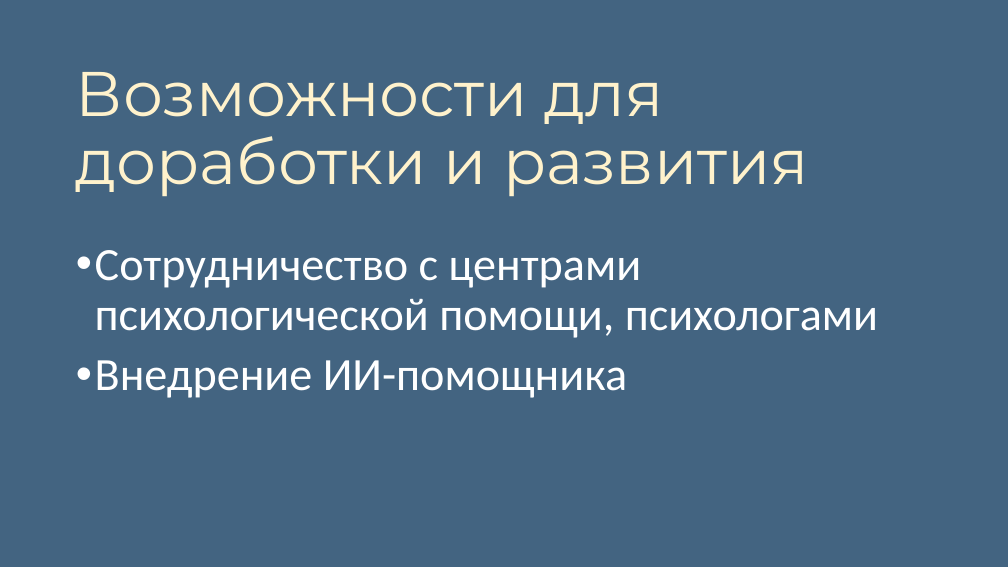
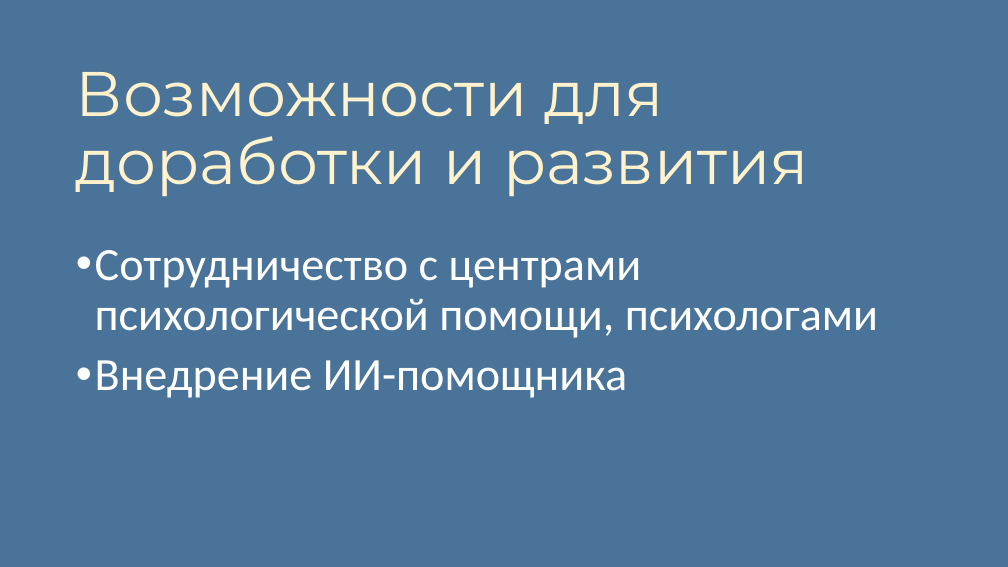
Before and after one commit to Tailin-I/LifeHelper67, a slide deck: slide 11 of для дедлайнов/presentation.pptx (slide 8 before the commit). Drawn at 1008x567 pixels with LibreOffice and Linux fonts; fonts in the diff are those of the drawing; background and template pictures are left out; a plain dark background stands for a picture behind light text. Boxes give left, top, right and bottom in pixels: in the first picture for what was removed or moved away, otherwise in the second. Text is boxed around its words. In the diff, an @@ line names an element or a change of style, - is before the commit and + after.

```diff
--- a/для дедлайнов/presentation.pptx
+++ b/для дедлайнов/presentation.pptx
@@ rectangle at (0,0,1008,567): fill #5B9BD5 at 51% opacity to #5B9BD5 at 65% opacity @@
```
Also in this commit, not shown: 3 other slides changed, 4 slides added, 1 slide removed.
